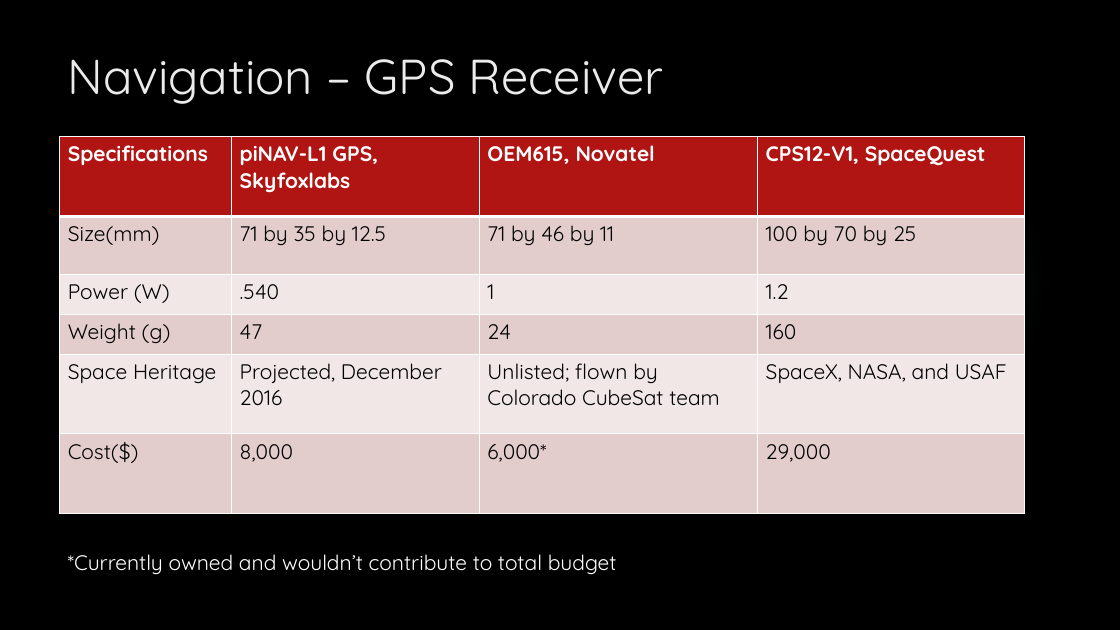
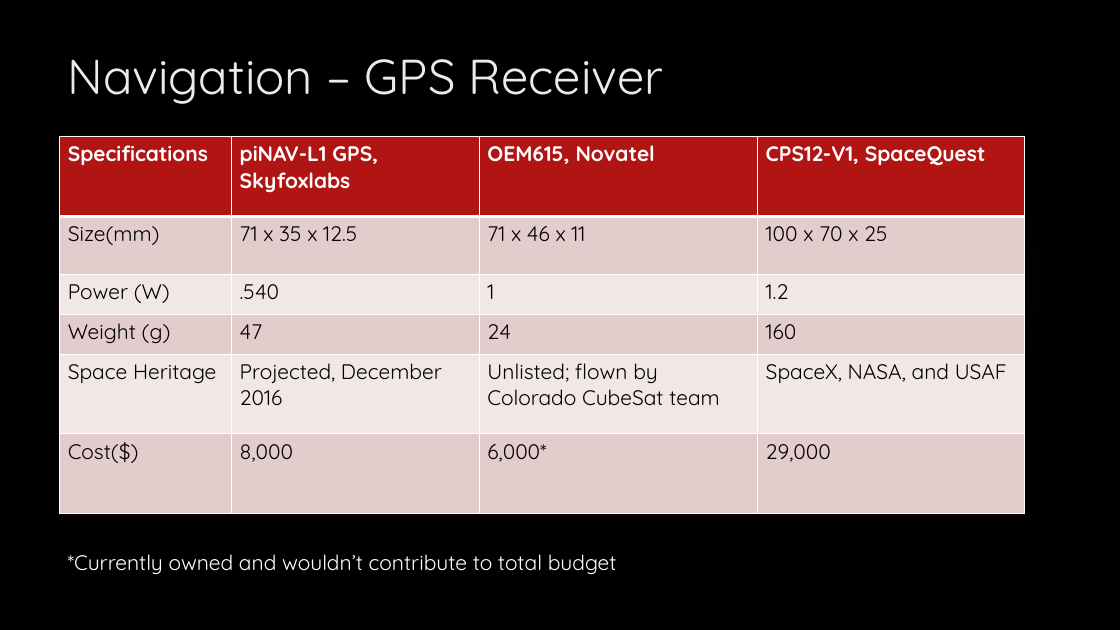
Before and after one commit to HASP-UMN/CubeSat, a slide deck: slide 11 of Presentations/PDR_Presentation.pptx. Drawn at 1120x630 pixels with LibreOffice and Linux fonts; fonts in the diff are those of the drawing; background and template pictures are left out. Boxes give left, top, right and bottom in pixels: in the first picture for what was removed or moved away, otherwise in the second. Text is boxed around its words. In the diff, an @@ line names an element or a change of style, - is before the commit and + after.

```diff
--- a/Presentations/PDR_Presentation.pptx
+++ b/Presentations/PDR_Presentation.pptx
@@ table at <box>60,137,1026,514</box> @@
-row 2: Size(mm) | 71 by 35 by 12.5 | 71 by 46 by 11 | 100 by 70 by 25
+row 2: Size(mm) | 71 x 35 x 12.5 | 71 x 46 x 11 | 100 x 70 x 25
```
Also in this commit, not shown: 1 other slide changed, 1 slide added, 2 slides removed, 1 other file.
